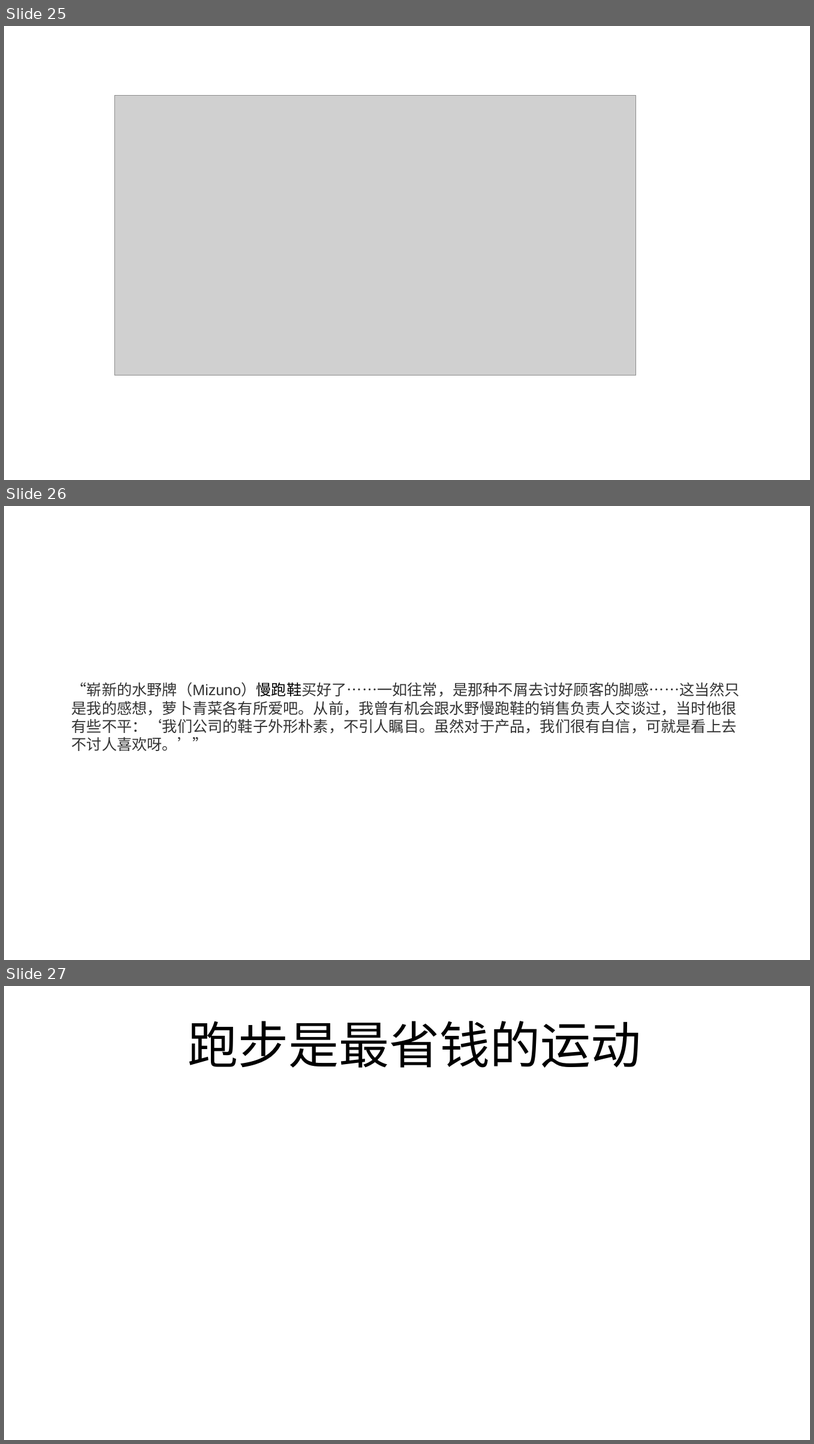
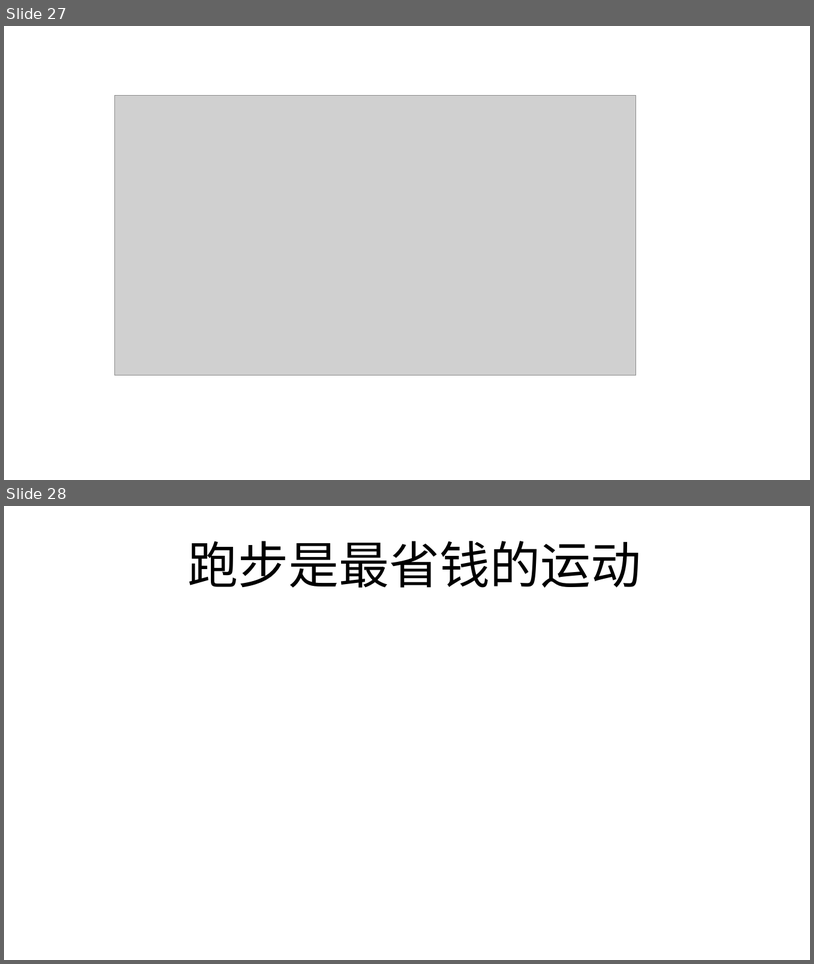
Before and after one commit to FredJiangFei/freetalk, a slide deck: 跑鞋/prod.pptx. Shown one above the other, each under a label of ours: slides 25, 26 and 27 before the commit, slides 27 and 28 after it. The pictures are 814x1444 and 814x964 pixels, drawn with LibreOffice and Linux fonts; fonts in the diff are those of the drawing; grey boxes stand for pictures. Boxes give left, top, right and bottom in pixels: in the first picture for what was removed or moved away, otherwise in the second. Text is boxed around its words. In the diff, an @@ line names an element or a change of style, - is before the commit and + after.

```diff
--- a/跑鞋/prod.pptx
+++ b/跑鞋/prod.pptx
@@ slide 26 removed at (x1=4, y1=506, x2=810, y2=960), background #FFFFFF @@
@@ text removed at (x1=72, y1=682, x2=740, y2=751) @@
-“崭新的水野牌（Mizuno）慢跑鞋买好了……一如往常，是那种不屑去讨好顾客的脚感……这当然只是我的感想，萝卜青菜各有所爱吧。从前，我曾有机会跟水野慢跑鞋的销售负责人交谈过，当时他很有些不平：‘我们公司的鞋子外形朴素，不引人瞩目。虽然对于产品，我们很有自信，可就是看上去不讨人喜欢呀。’”
@@ what was slide 25 is now slide 27 @@
@@ what was slide 27 is now slide 28 @@
```
Also in this commit, not shown: 5 slides changed, 3 slides added, 1 other slide removed.
